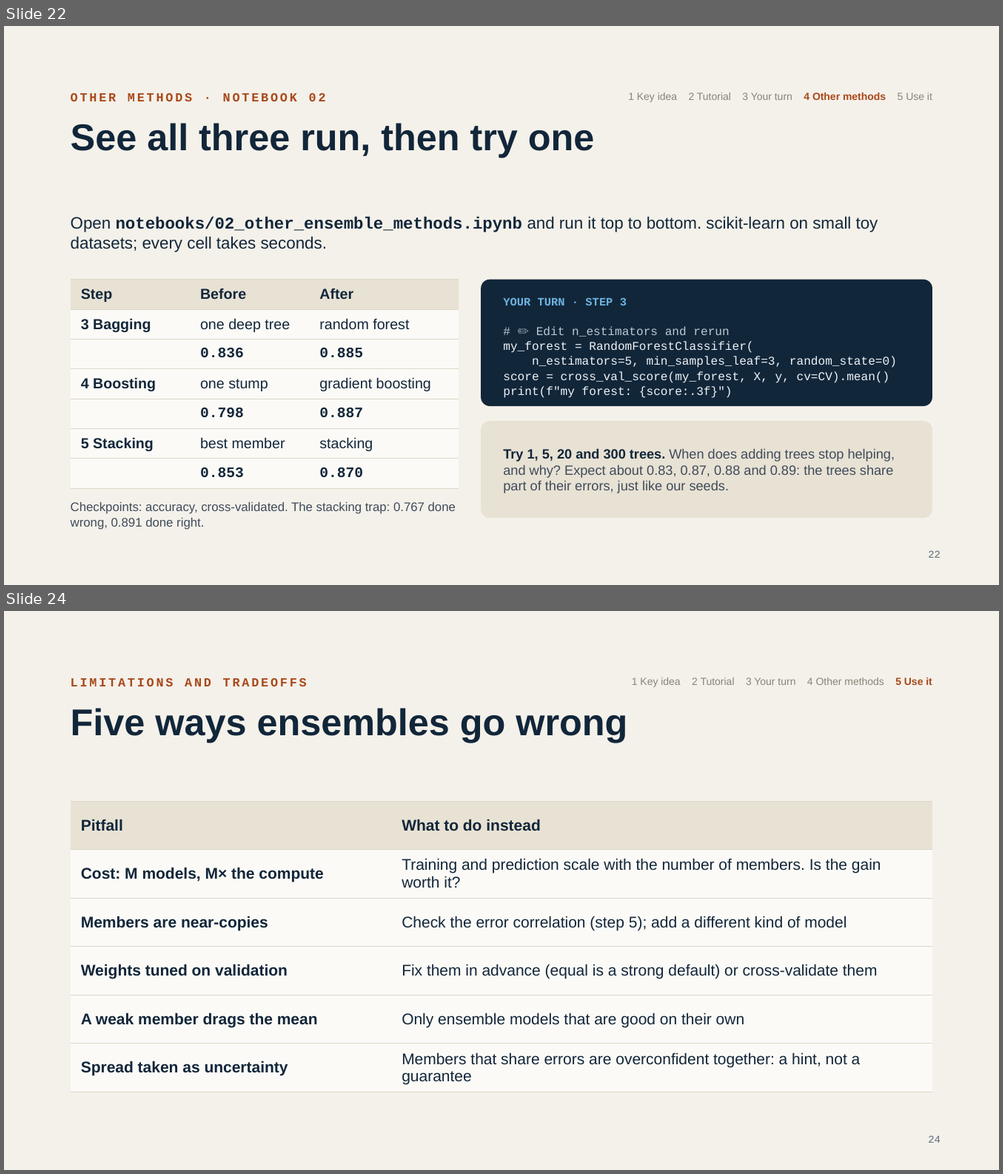
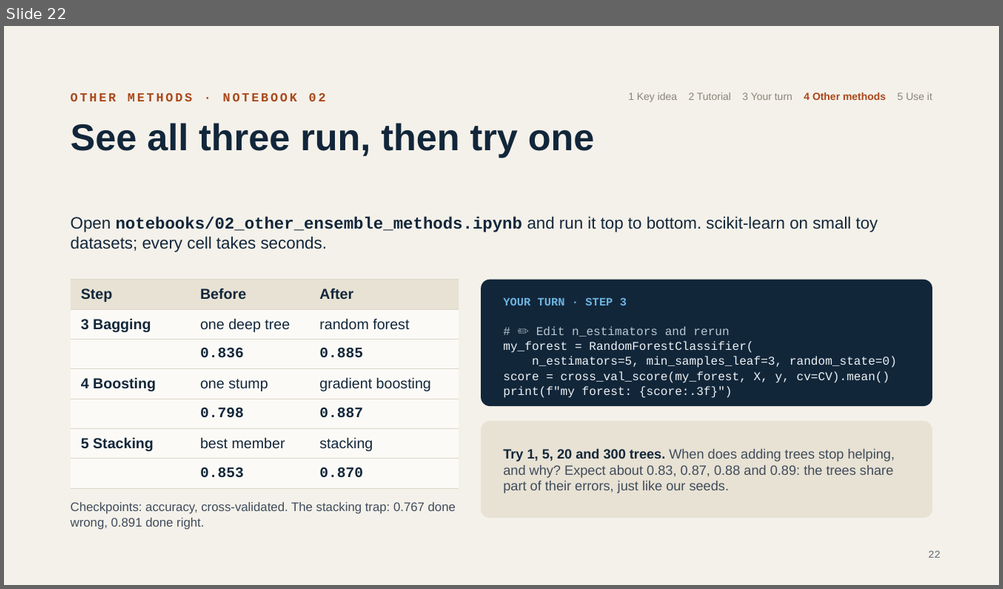
Before and after one commit to damianlapenavidal/ensemble-workshop, a slide deck: slides/ensemble-workshop.pptx. Shown one above the other, each under a label of ours: slides 22 and 24 before the commit, slide 22 after it; the slides between them are not shown. The pictures are 1003x1174 and 1003x589 pixels, drawn with LibreOffice and Linux fonts; fonts in the diff are those of the drawing. Boxes give left, top, right and bottom in pixels: in the first picture for what was removed or moved away, otherwise in the second. Text is boxed around its words. In the diff, an @@ line names an element or a change of style, - is before the commit and + after.

```diff
--- a/slides/ensemble-workshop.pptx
+++ b/slides/ensemble-workshop.pptx
@@ slide 24 removed at (4, 611, 999, 1170), background #F4F1EA @@
@@ text removed at (71, 678, 307, 686) @@
-LIMITATIONS AND TRADEOFFS
@@ text removed at (632, 678, 932, 687) @@
-1 Key idea 2 Tutorial 3 Your turn 4 Other methods 5 Use it
@@ title removed at (71, 708, 627, 743) @@
-Five ways ensembles go wrong
@@ table removed at (71, 801, 932, 1092), 6 rows, 2 columns @@
-Pitfall | What to do instead
-Cost: M models, M× the compute | Training and prediction scale with the number of members. Is the gain worth it?
-Members are near-copies | Check the error correlation (step 5); add a different kind of model
-Weights tuned on validation | Fix them in advance (equal is a strong default) or cross-validate them
-A weak member drags the mean | Only ensemble models that are good on their own
-Spread taken as uncertainty | Members that share errors are overconfident together: a hint, not a guarantee
@@ page number removed at (928, 1136, 940, 1143) @@
-24
```
Also in this commit, not shown: 3 slides changed, 1 other slide removed, 3 other files.
